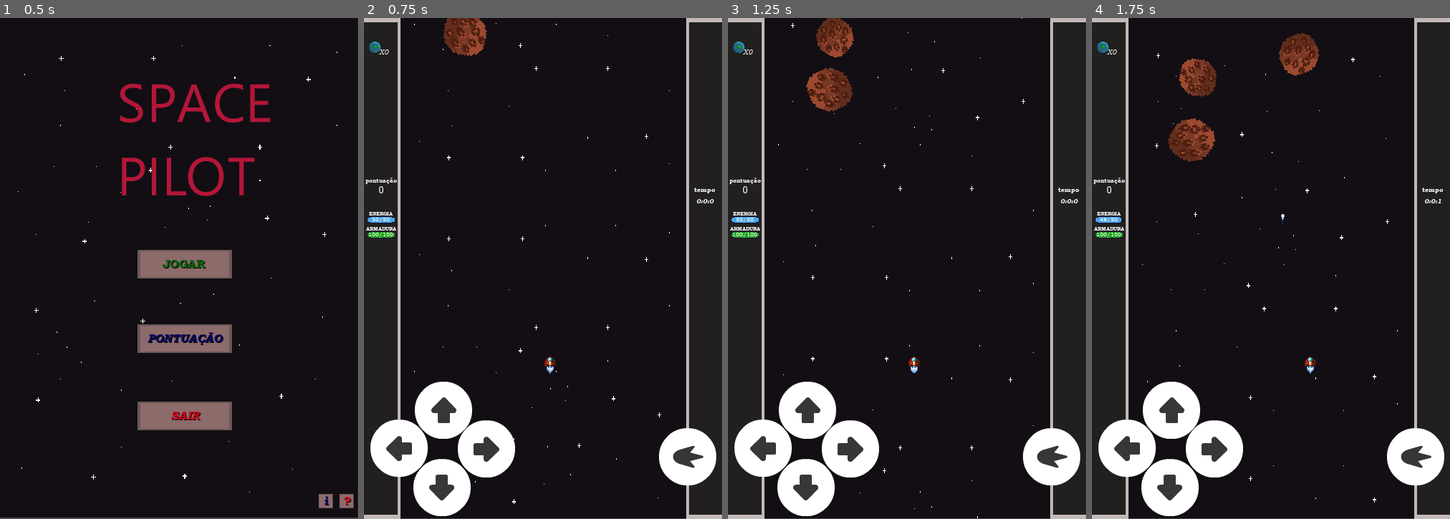
Above: before the commit, frames 1-4 (left to right).
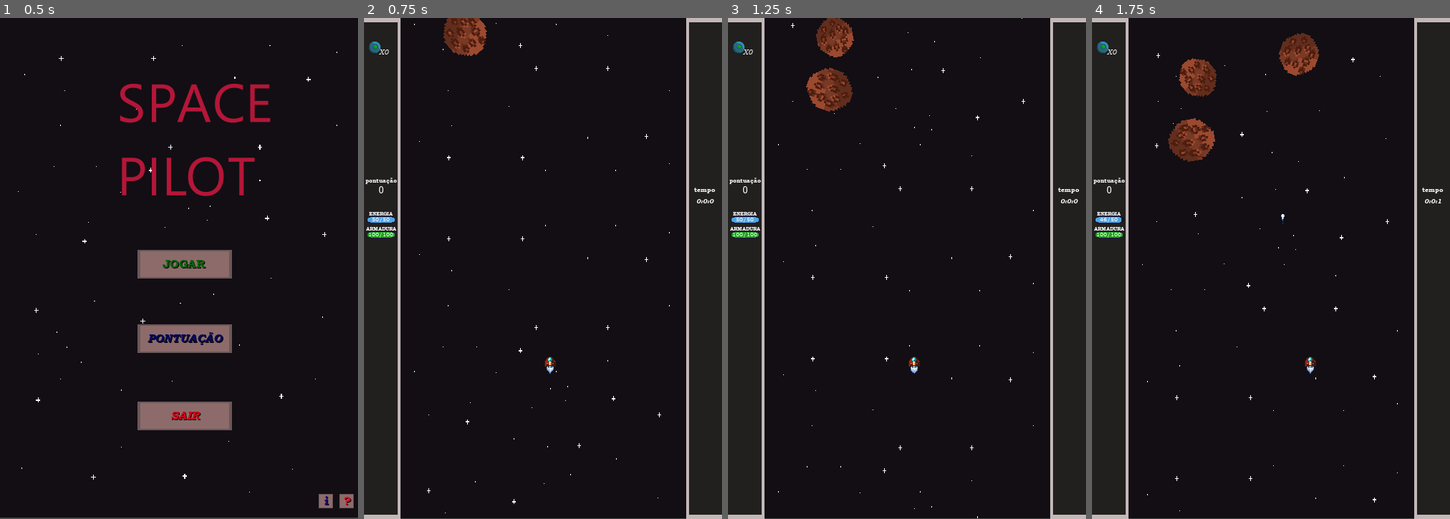
Above: after the commit, the same moments.

Repository: samuel-lino/piloto_espacial
Game: Godot game, scene res://cenas/menu.tscn
Same seed, same stepped clock (60 frames per second), same inputs: the game is played once before the commit and once after it.
Inputs:
- Up to frame 1 (0.5 s): no input
- Up to frame 2 (0.75 s): click "jogar" at 0.5 s
- Up to frame 3 (1.25 s): no input
- Up to frame 4 (1.75 s): hold Right (direita) from 1.28 s (still down); tap Space (atirar) at 1.35 s

Frame 1 is identical in both runs. In frame 2, 7.2% of the frame differs, in the area x 1-99%, y 72-100%; in frame 3, 7.2%; in frame 4, 7.2%.

Commit message:
Update HUD.tscn

Diff:
--- a/cenas/HUD.tscn
+++ b/cenas/HUD.tscn
@@ -13,11 +13,6 @@
 [ext_resource path="res://assets/recursos/vida+.png" type="Texture" id=11]
 [ext_resource path="res://assets/recursos/vida.png" type="Texture" id=12]
 [ext_resource path="res://fonts/BOOKOSI.TTF" type="DynamicFontData" id=13]
-[ext_resource path="res://assets/recursos/flatLight24.png" type="Texture" id=14]
-[ext_resource path="res://assets/recursos/flatLight47.png" type="Texture" id=15]
-[ext_resource path="res://assets/recursos/flatLight25.png" type="Texture" id=16]
-[ext_resource path="res://assets/recursos/flatLight22.png" type="Texture" id=17]
-[ext_resource path="res://assets/recursos/flatLight23.png" type="Texture" id=18]
 
 [sub_resource type="DynamicFont" id=3]
 size = 8
@@ -207,39 +202,4 @@
 custom_fonts/font = SubResource( 7 )
 text = "X0"
 
-[node name="direita" type="TouchScreenButton" parent="."]
-position = Vector2( 131, 562 )
-normal = ExtResource( 18 )
-pressed = ExtResource( 18 )
-action = "direita"
-visibility_mode = 1
-
-[node name="esquerda" type="TouchScreenButton" parent="."]
-position = Vector2( 9, 561 )
-normal = ExtResource( 17 )
-pressed = ExtResource( 17 )
-action = "esquerda"
-visibility_mode = 1
-
-[node name="cima" type="TouchScreenButton" parent="."]
-position = Vector2( 71, 508 )
-normal = ExtResource( 14 )
-pressed = ExtResource( 14 )
-action = "frente"
-visibility_mode = 1
-
-[node name="baixo" type="TouchScreenButton" parent="."]
-position = Vector2( 69, 616 )
-normal = ExtResource( 16 )
-pressed = ExtResource( 16 )
-action = "tras"
-visibility_mode = 1
-
-[node name="atirar" type="TouchScreenButton" parent="."]
-position = Vector2( 412, 573 )
-normal = ExtResource( 15 )
-pressed = ExtResource( 15 )
-action = "atirar"
-visibility_mode = 1
-
 [connection signal="pressed" from="game_over/Button" to="." method="_on_Button_pressed"]
Not shown: 1 places in cenas/HUD.tscn that only renumber resources
